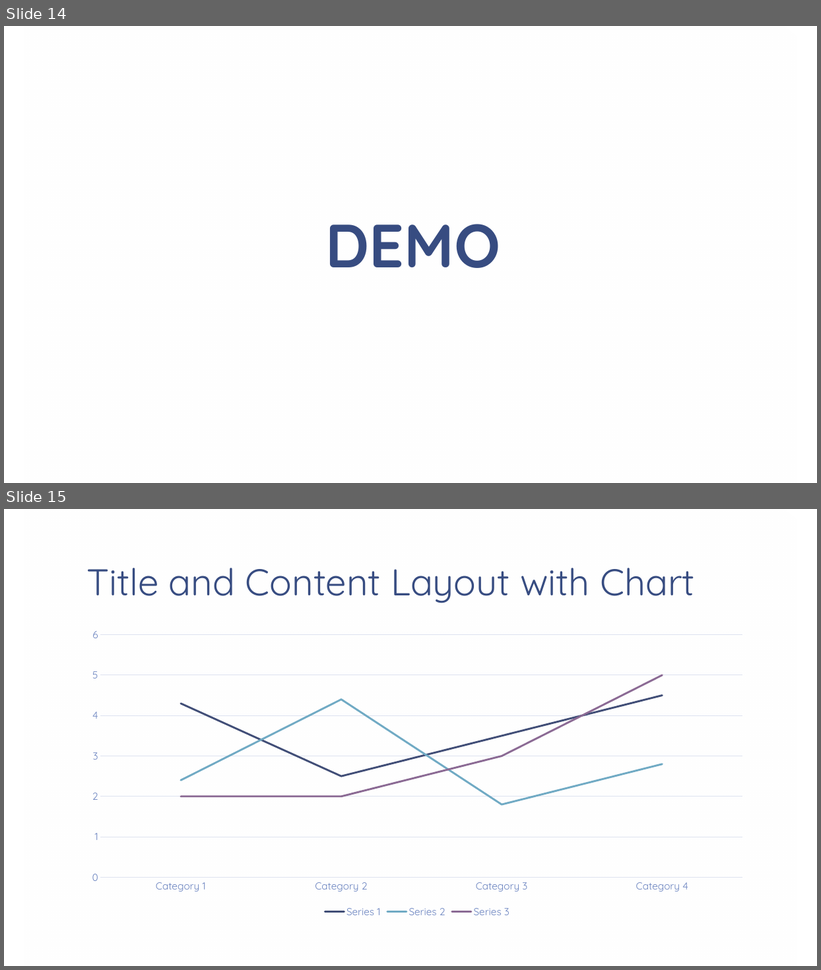
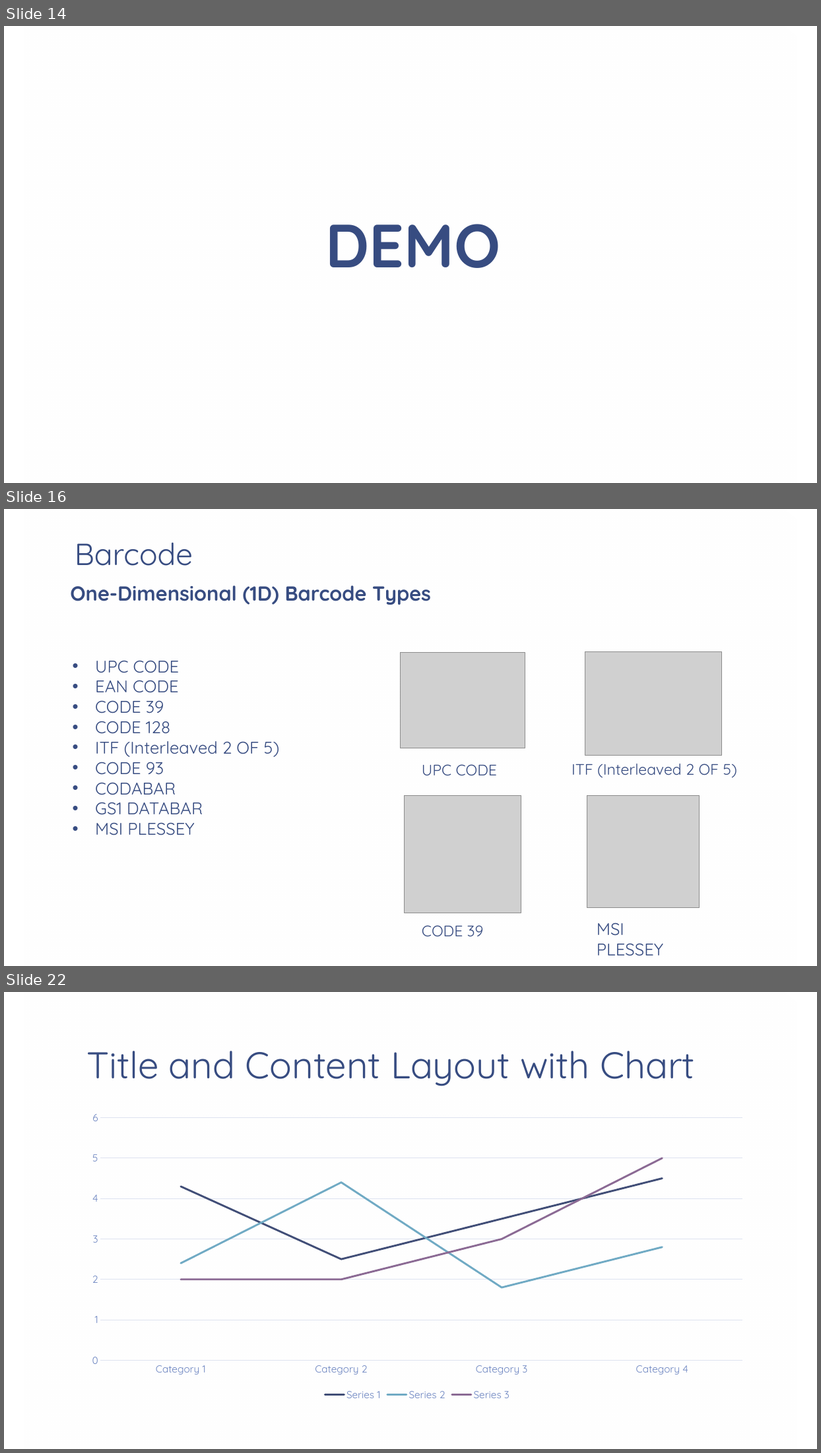
Before and after one commit to cfclick/CFSummit2016, a slide deck: powerpoint/SmartPDF/Don't Just PDF.pptx. Shown one above the other, each under a label of ours: slides 14 and 15 before the commit, slides 14, 16 and 22 after it; the slides between them are not shown. The pictures are 821x970 and 821x1453 pixels, drawn with LibreOffice and Linux fonts; fonts in the diff are those of the drawing; grey boxes stand for pictures; background and template pictures are left out. Boxes give left, top, right and bottom in pixels: in the first picture for what was removed or moved away, otherwise in the second. Text is boxed around its words. In the diff, an @@ line names an element or a change of style, - is before the commit and + after.

Commit message:
barcode work started

```diff
--- a/powerpoint/SmartPDF/Don't Just PDF.pptx
+++ b/powerpoint/SmartPDF/Don't Just PDF.pptx
@@ slide 16 added at <box>4,509,817,966</box>, background picture (left out); not listed: 1 template element that a slide beside it also shows @@
@@ title added at <box>75,543,193,566</box>, 36 pt, text #374C81 @@
+Barcode
@@ text added at <box>70,586,431,605</box>, 24 pt, text #374C81, bold @@
+One-Dimensional (1D) Barcode Types
@@ text added at <box>95,660,280,836</box>, 20 pt, text #374C81 @@
+• UPC CODE
+• EAN CODE
+• CODE 39
+• CODE 128
+• ITF (Interleaved 2 OF 5)
+• CODE 93
+• CODABAR
+• GS1 DATABAR
+• MSI PLESSEY
@@ picture added at <box>401,653,525,749</box> @@
@@ picture added at <box>585,652,721,755</box> @@
@@ text added at <box>422,764,497,776</box>, 18 pt, text #374C81 @@
+UPC CODE
@@ text added at <box>572,764,737,778</box>, 18 pt, text #374C81 @@
+ITF (Interleaved 2 OF 5)
@@ picture added at <box>404,795,521,913</box> @@
@@ picture added at <box>587,795,700,908</box> @@
@@ text added at <box>597,923,663,956</box>, 20 pt, text #374C81 @@
+MSI PLESSEY
@@ text added at <box>422,925,484,937</box>, 18 pt, text #374C81 @@
+CODE 39
@@ what was slide 15 is now slide 22 @@
```
Also in this commit, not shown: 6 other slides added, 10 other files.
